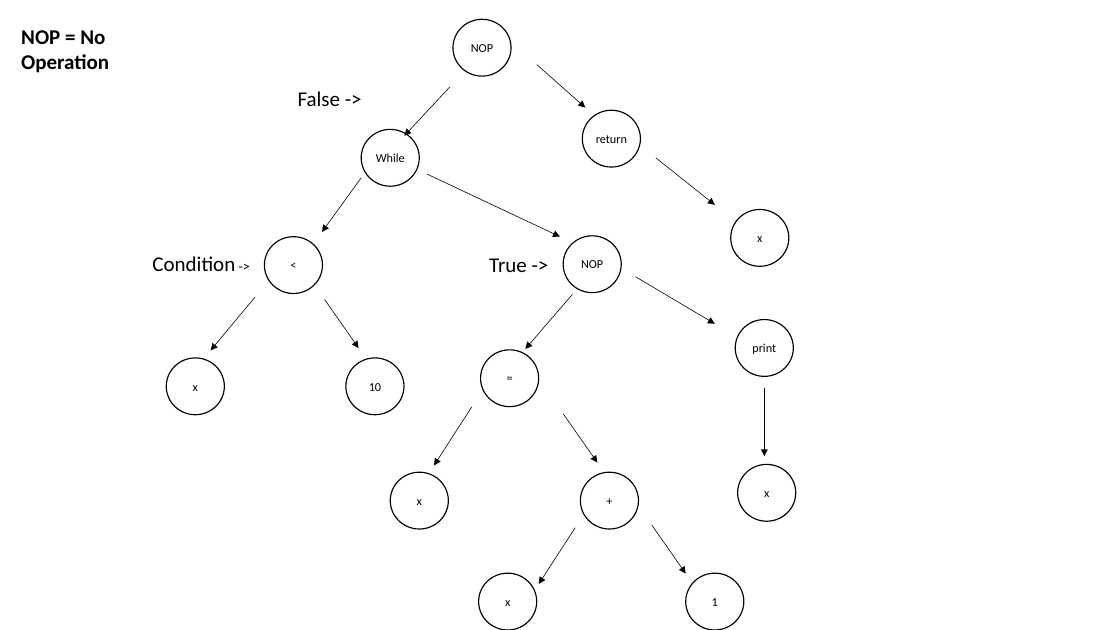
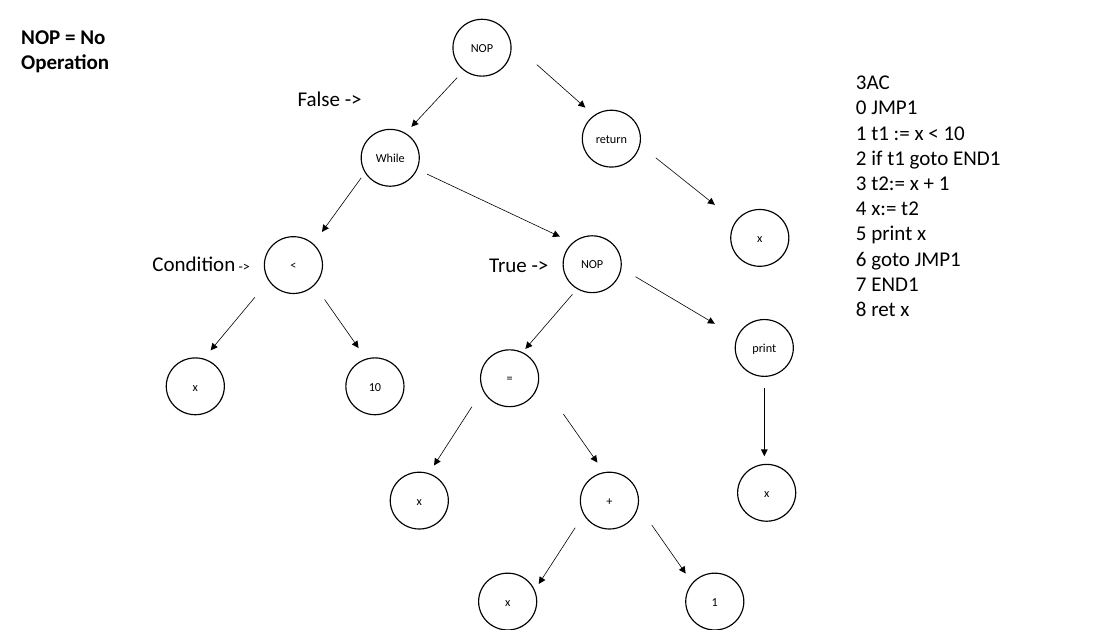
Before and after one commit to ChangJoseph/MeerCode, a slide deck: slide 6 of documentation/Annotated Syntax Trees.pptx. Drawn at 1120x630 pixels with LibreOffice and Linux fonts; fonts in the diff are those of the drawing. Boxes give left, top, right and bottom in pixels: in the first picture for what was removed or moved away, otherwise in the second. Text is boxed around its words. In the diff, an @@ line names an element or a change of style, - is before the commit and + after.

```diff
--- a/documentation/Annotated Syntax Trees.pptx
+++ b/documentation/Annotated Syntax Trees.pptx
@@ arrow moved from (450, 87) - (404, 136) to (457, 78) - (412, 127) @@
@@ text added at [856,75,1000,316], 18 pt, text #000000 @@
+3AC
+0 JMP1
+1 t1 := x < 10
+2 if t1 goto END1
+3 t2:= x + 1
+4 x:= t2
+5 print x
+6 goto JMP1
+7 END1
+8 ret x
```
Also in this commit, not shown: 5 other slides changed.
